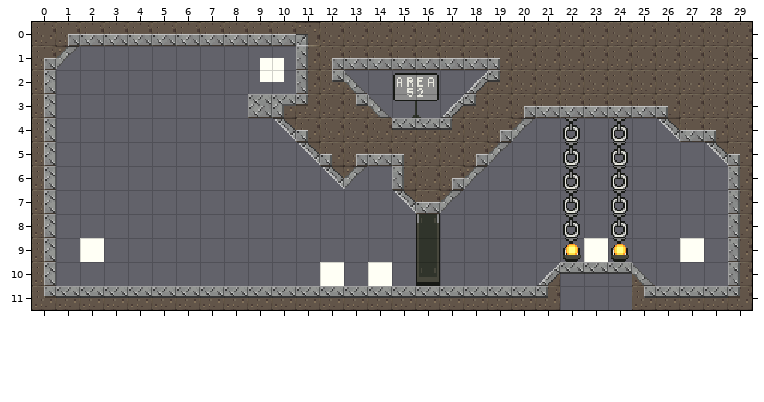
An edit to a level. Tiled map, assets/levels/introduction.tmx. Above: the version before the commit.
Cells are 16x16 px. Shown: x 0..29, y 0..11.
After the commit:
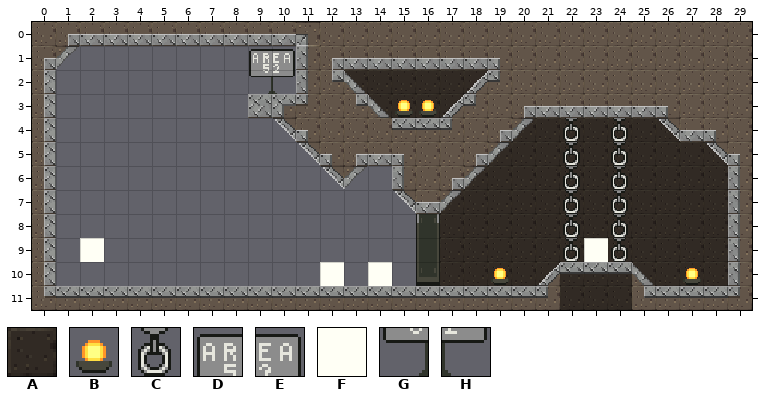
Key: from "military-tilesheet": A 1; from "prototype-interactive-elements": B 1, C 2, D 6, E 7, F 16, G 22, H 23.
_ is an empty cell.
Objects are placed by their top-left corner, in cells (3,4 is the top-left corner of cell 3,4); size is 1x1 cell unless given.
The exact change:
{"where": "layer \"background\""}
{"y":2,"x":13,"old":"______","new":"AAAAAA"}
{"y":3,"x":14,"old":"____","new":"AAAA"}
{"y":4,"x":20,"old":"__C_C__","new":"AAAAAAA"}
{"y":5,"x":19,"old":"___C_C____","new":"AAAAAAAAAA"}
{"y":6,"x":18,"old":"____C_C____","new":"AAAAAAAAAAA"}
{"y":7,"x":17,"old":"_____C_C____","new":"AAAAAAAAAAAA"}
{"y":8,"x":17,"old":"_____C_C____","new":"AAAAAAAAAAAA"}
{"y":9,"x":17,"old":"_____C","new":"AAAAAA"}
{"y":9,"x":24,"old":"C____","new":"AAAAA"}
{"y":10,"x":17,"old":"____________","new":"AAAAAAAAAAAA"}
{"y":11,"x":22,"old":"___","new":"AAA"}
{"where": "layer \"objects\""}
{"was": "F \"dogecoin\" at 9.5,1.5"}
{"was": "F \"bitcoin\" at 27,9"}
{"where": "layer \"foreground\""}
{"y":1,"x":9,"old":"__","new":"DE"}
{"y":2,"x":9,"old":"__","new":"GH"}
{"y":2,"x":15,"old":"DE","new":"__"}
{"y":3,"x":15,"old":"GH","new":"BB"}
{"y":4,"x":22,"old":"_","new":"C"}
{"y":4,"x":24,"old":"_","new":"C"}
{"y":5,"x":22,"old":"_","new":"C"}
{"y":5,"x":24,"old":"_","new":"C"}
{"y":6,"x":22,"old":"_","new":"C"}
{"y":6,"x":24,"old":"_","new":"C"}
{"y":7,"x":22,"old":"_","new":"C"}
{"y":7,"x":24,"old":"_","new":"C"}
{"y":8,"x":22,"old":"_","new":"C"}
{"y":8,"x":24,"old":"_","new":"C"}
{"y":9,"x":22,"old":"B","new":"C"}
{"y":9,"x":24,"old":"B","new":"C"}
{"y":10,"x":19,"old":"_","new":"B"}
{"y":10,"x":27,"old":"_","new":"B"}
{"label":"changed","picture_box":[249,49,295,94]}
{"label":"changed","picture_box":[344,70,488,118]}
{"label":"changed","picture_box":[440,118,728,310]}
